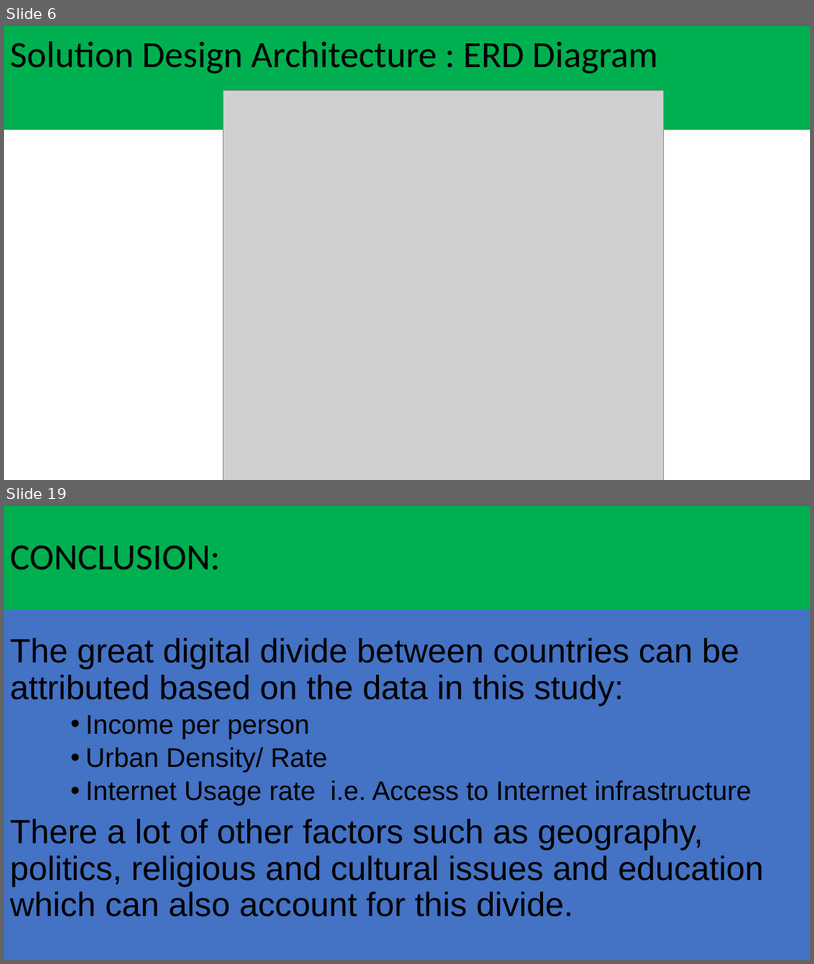
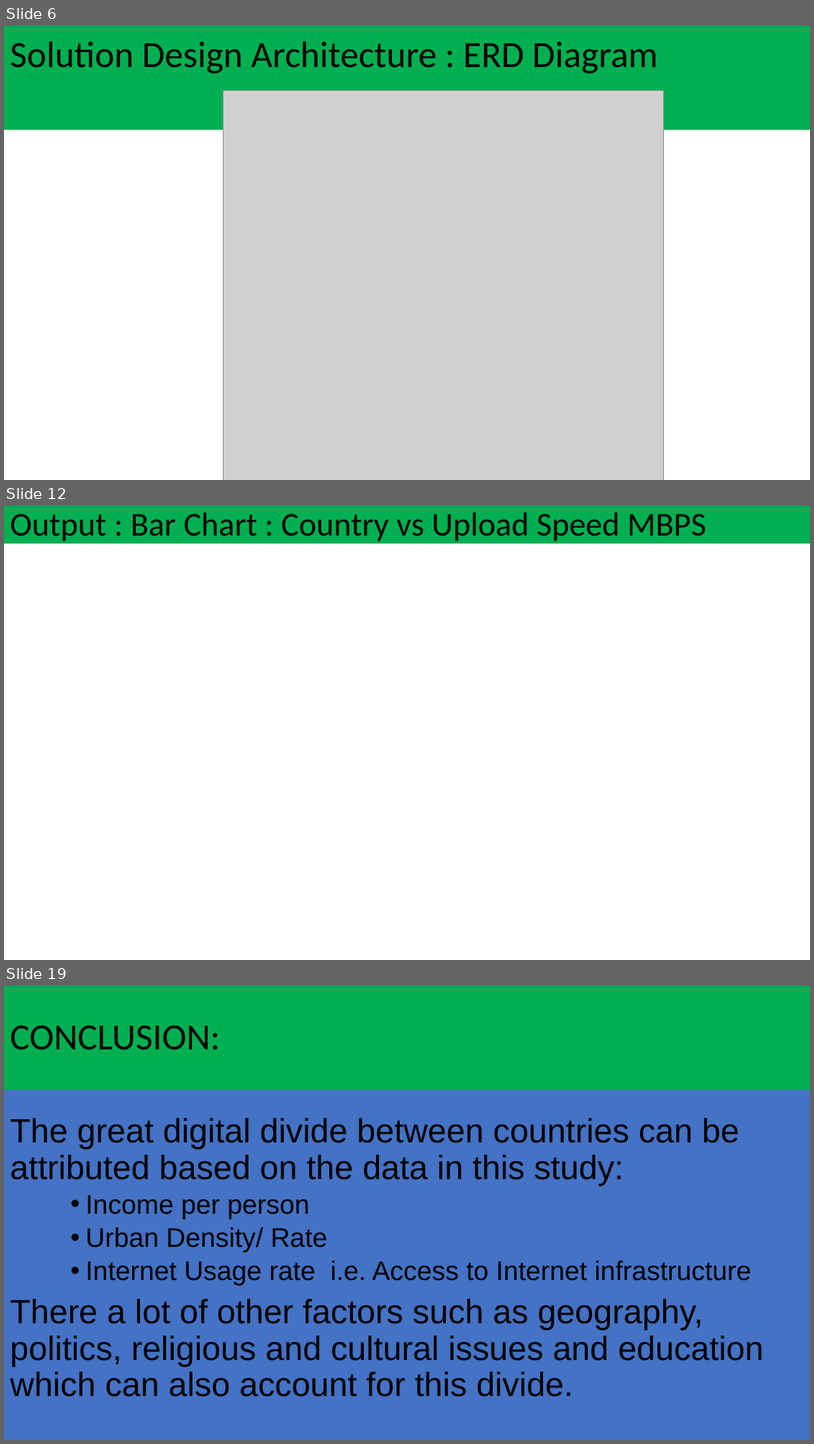
Before and after one commit to andydw2022/Project2_Digital_Divide, a slide deck: Project_Digital_Divide.pptx. Shown one above the other, each under a label of ours: slides 6 and 19 before the commit, slides 6, 12 and 19 after it; the slides between them are not shown. The pictures are 814x964 and 814x1444 pixels, drawn with LibreOffice and Linux fonts; fonts in the diff are those of the drawing; grey boxes stand for pictures; background and template pictures are left out. Boxes give left, top, right and bottom in pixels: in the first picture for what was removed or moved away, otherwise in the second. Text is boxed around its words. In the diff, an @@ line names an element or a change of style, - is before the commit and + after.

```diff
--- a/Project_Digital_Divide.pptx
+++ b/Project_Digital_Divide.pptx
@@ slide 12 added at <box>4,506,810,960</box>, background picture (left out) @@
@@ title added at <box>4,506,810,543</box>, fill #00B050, 39.6 pt, text #000000 @@
+Output : Bar Chart : Country vs Upload Speed MBPS
```
Also in this commit, not shown: 3 slides changed, 8 other slides added, 9 slides removed, 1 other file.
